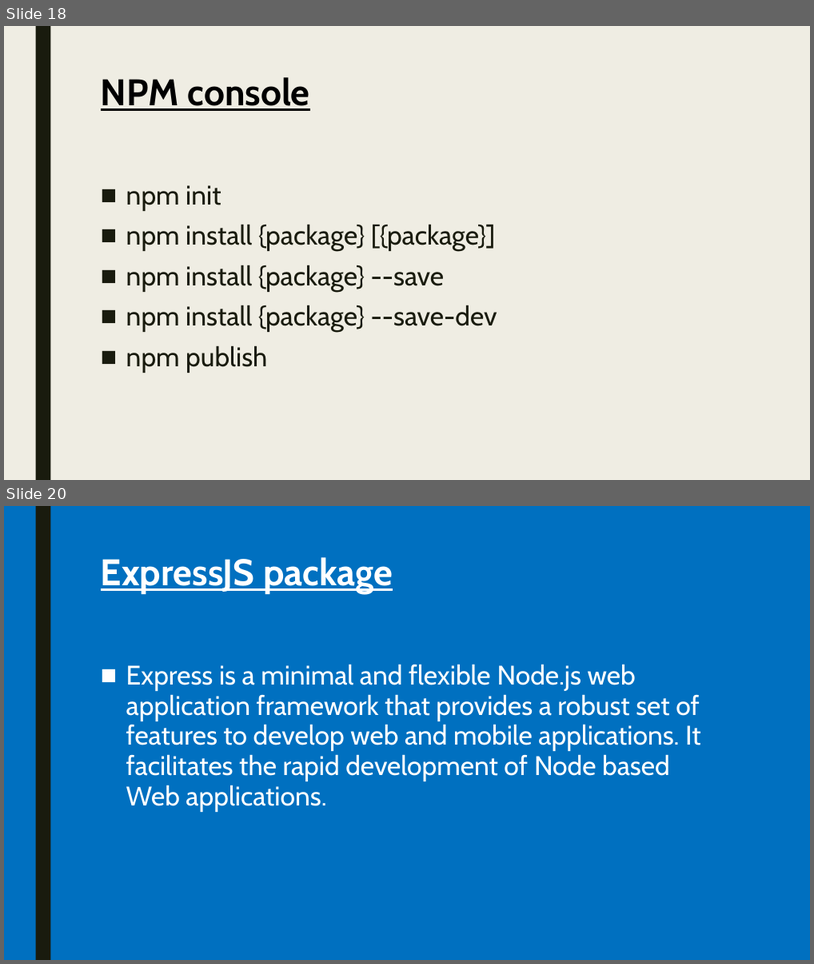
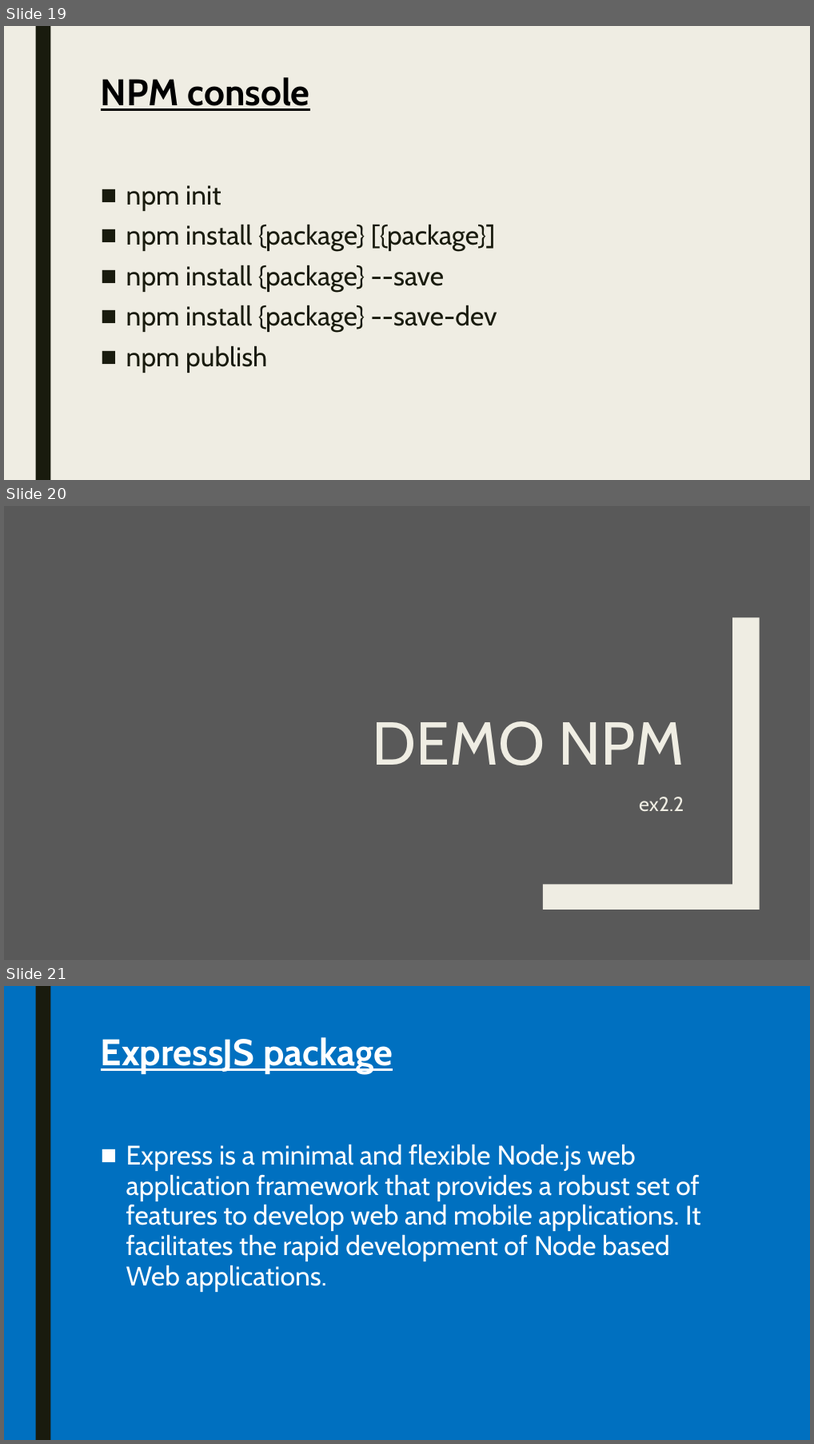
Before and after one commit to pkyurkchiev/mean-stack, a slide deck: presentations/nodeJS.pptx. Shown one above the other, each under a label of ours: slides 18 and 20 before the commit, slides 19, 20 and 21 after it; the slides between them are not shown. The pictures are 814x964 and 814x1444 pixels, drawn with LibreOffice and Linux fonts; fonts in the diff are those of the drawing. Boxes give left, top, right and bottom in pixels: in the first picture for what was removed or moved away, otherwise in the second. Text is boxed around its words. In the diff, an @@ line names an element or a change of style, - is before the commit and + after.

```diff
--- a/presentations/nodeJS.pptx
+++ b/presentations/nodeJS.pptx
@@ slide 20 added at (4, 506, 810, 960), background #595959 @@
@@ freeform shape added at (544, 617, 760, 909), fill #EFEDE3 @@
@@ title added at (372, 721, 684, 765), 72 pt, text #EFEDE3 @@
+DEMO NPM
@@ text added at (639, 796, 684, 811), 24 pt, text #EFEDE3 @@
+ex2.2
@@ what was slide 18 is now slide 19 @@
@@ what was slide 20 is now slide 21 @@
```
Also in this commit, not shown: 2 slides changed, 1 other slide added, 2 other files.
